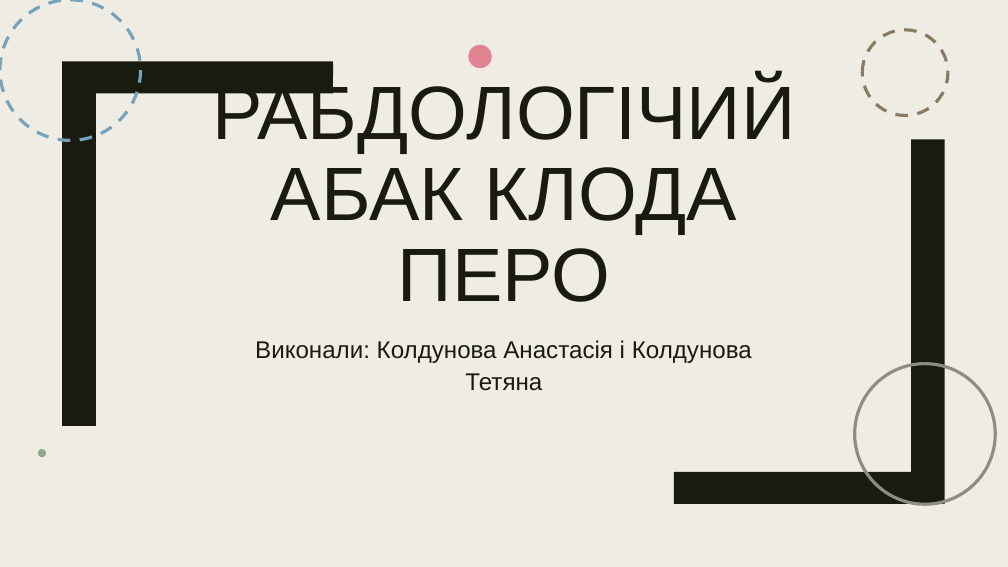
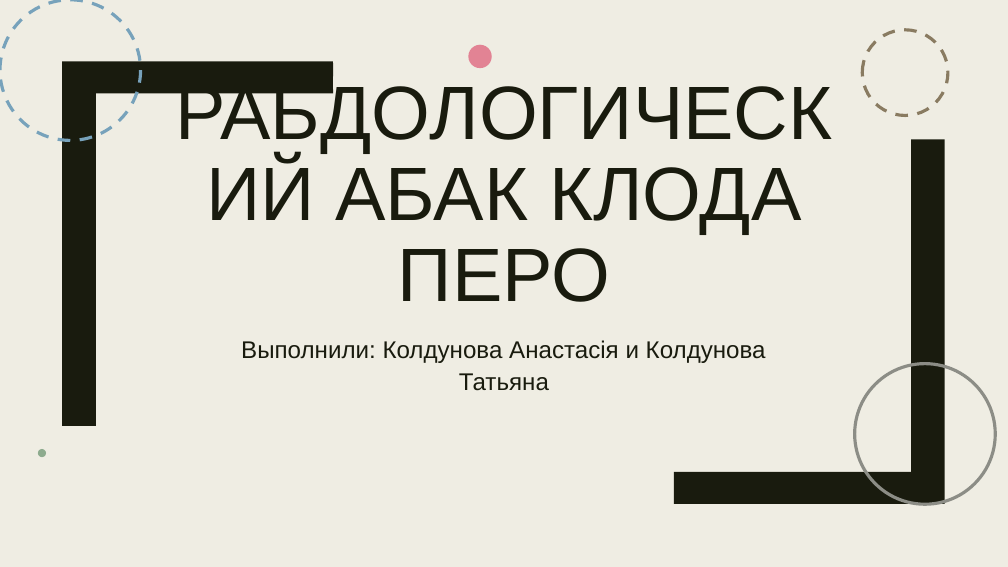
Before and after one commit to blissnyashki/Operating-System.-Laboratory-Work-, a slide deck: slide 1 of Презентация1.pptx. Drawn at 1008x567 pixels with LibreOffice and Linux fonts; fonts in the diff are those of the drawing. Boxes give left, top, right and bottom in pixels: in the first picture for what was removed or moved away, otherwise in the second. Text is boxed around its words. In the diff, an @@ line names an element or a change of style, - is before the commit and + after.

Commit message:
Changed first slide

```diff
--- a/Презентация1.pptx
+++ b/Презентация1.pptx
@@ title at box(336, 167, 801, 302): text changed @@
-РАБДОЛОГІЧИЙ АБАК КЛОДА ПЕРО
+РАБДОЛОГИЧЕСКИЙ АБАК КЛОДА ПЕРО
@@ subtitle at box(241, 340, 766, 391): text changed @@
-Виконали: Колдунова Анастасія і Колдунова Тетяна
+Выполнили: Колдунова Анастасія и Колдунова Татьяна
```
